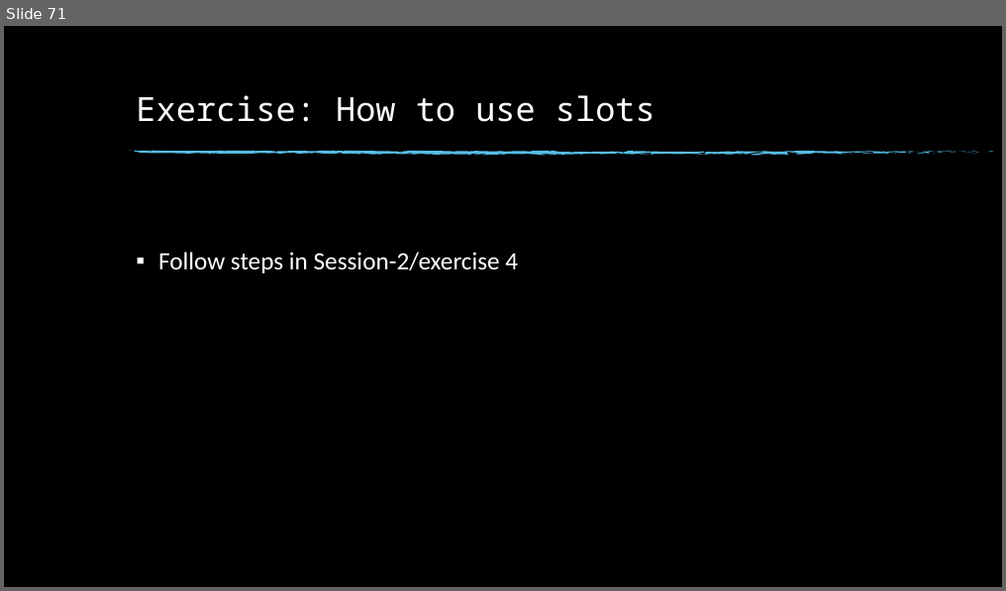
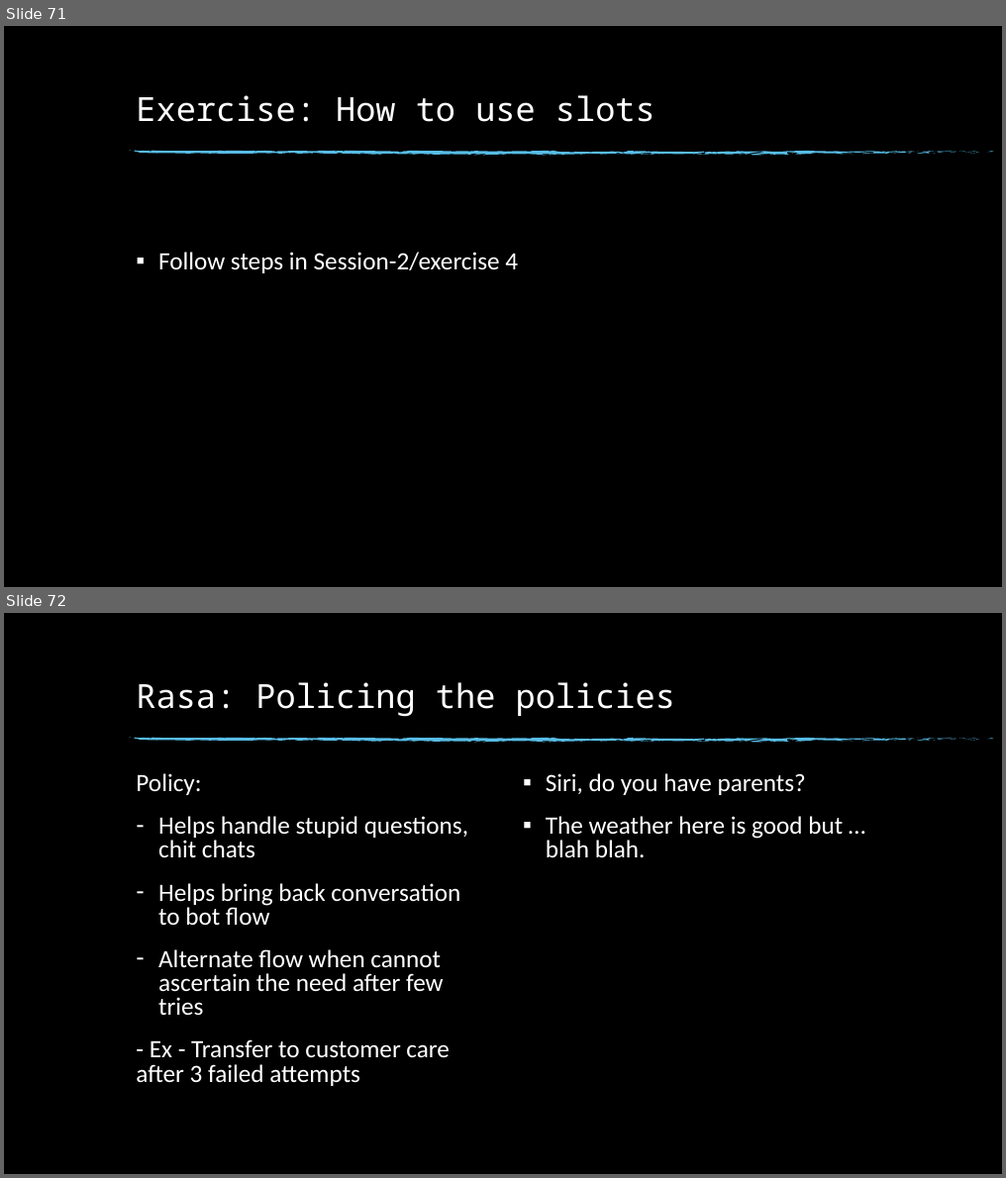
Before and after one commit to dinesh19aug/rasa-workshop, a slide deck: Natural Language Processing Workshop.pptx. Shown one above the other, each under a label of ours: slide 71 before the commit, slides 71 and 72 after it. The pictures are 1006x591 and 1006x1178 pixels, drawn with LibreOffice and Linux fonts; fonts in the diff are those of the drawing; background and template pictures are left out. Boxes give left, top, right and bottom in pixels: in the first picture for what was removed or moved away, otherwise in the second. Text is boxed around its words. In the diff, an @@ line names an element or a change of style, - is before the commit and + after.

```diff
--- a/Natural Language Processing Workshop.pptx
+++ b/Natural Language Processing Workshop.pptx
@@ slide 72 added at (4,613,1002,1174), background picture (left out); not listed: 74 template elements that a slide beside it also shows @@
@@ title added at (136,682,675,717), 32 pt, text #FFFFFF @@
+Rasa: Policing the policies
@@ text added at (136,773,468,1086), 24 pt, text #FFFFFF @@
+Policy:
+– Helps handle stupid questions, chit chats
+– Helps bring back conversation to bot flow
+– Alternate flow when cannot ascertain the need after few tries
+- Ex - Transfer to customer care after 3 failed attempts
@@ text added at (546,773,843,858), 24 pt, text #FFFFFF @@
+▪ Siri, do you have parents?
+▪ The weather here is good but … blah blah.
```
Also in this commit, not shown: 11 other slides added, 32 other files.
